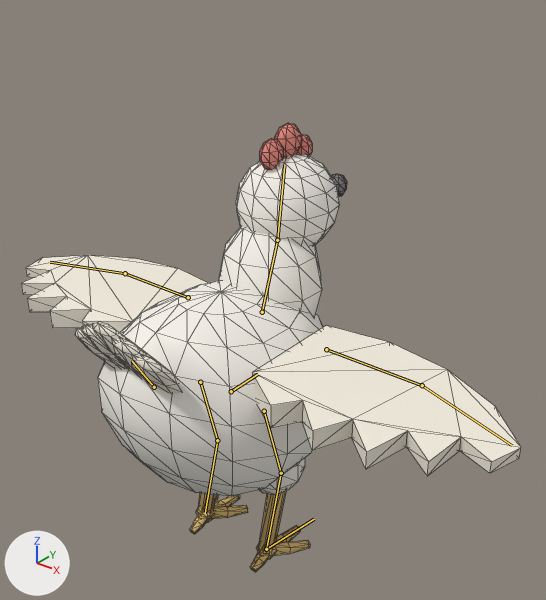
The glTF model assets/hen/hen.glb, before and after one commit.
Both versions are drawn from a camera (50 mm lens) standing at (1.74, -1.91, 2.46) and looking at (0.09, 0.15, 1.18). Arrows for +X, +Y and +Z are at lower left; the lights stay in place. The older version comes first. The bones that change, and the others that lie on the model, are drawn over the model as lines. Mesh edges are drawn as thin lines.

The first picture shows 'hen'.
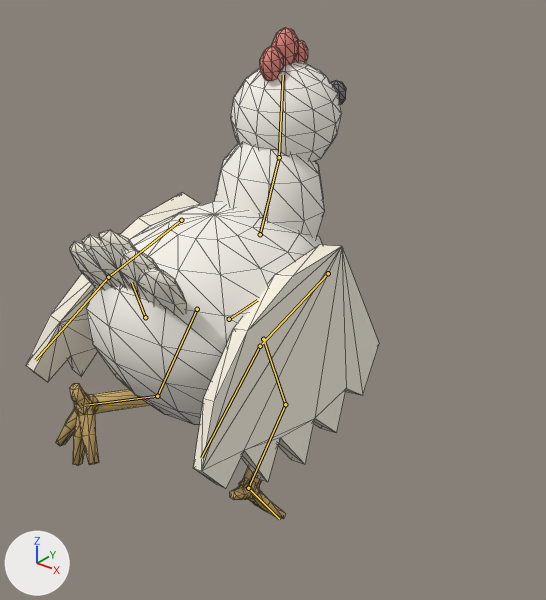
The newer file adds an action. The first version stands in its rest pose; the second is drawn at frame 6 of the action 'swim-loop'.

Location of each change, (x1, y1, x2, y2) in pixels of the pictures (546 x 600 px):
'hen', posed (29% narrower, 9% taller): before (21, 123, 521, 572); after (26, 28, 379, 519)
bone 'body', root to tip: before (231, 391) to (258, 374); after (229, 319) to (257, 300)
bone 'neck', root to tip: before (262, 312) to (277, 240); after (260, 234) to (279, 157)
bone 'head', root to tip: before (277, 240) to (284, 165); after (279, 157) to (283, 75)
bone 'tail', root to tip: before (154, 387) to (132, 361); after (145, 317) to (131, 282)
bone 'thigh_l', root to tip: before (200, 382) to (217, 440); after (197, 309) to (157, 396)
bone 'shin_l', root to tip: before (217, 440) to (205, 513); after (157, 396) to (85, 405)
bone 'thigh_r', root to tip: before (264, 411) to (281, 473); after (263, 339) to (285, 404)
bone 'shin_r', root to tip: before (281, 473) to (266, 549); after (285, 404) to (248, 488)
bone 'foot_r', root to tip: before (266, 549) to (314, 519); after (248, 488) to (279, 519)
bone 'wing_l', root to tip: before (188, 297) to (125, 273); after (181, 220) to (108, 277)
bone 'wing_r', root to tip: before (326, 349) to (422, 385); after (328, 273) to (260, 346)

The change in detail:
Bone 'body' (bone_body) moves from (0.0, 0.0, 0.0) to (0.0, 0.0, 0.327).
Bone 'body' (bone_body) turns from (0, 0, 0) to (6, 3, 0) degrees about its own x, y and z.
Bone 'neck' (bone_neck) turns from (0, 0, 0) to (-5, 0, 0) degrees about its own x, y and z.
Bone 'head' (bone_head) turns from (0, 0, 0) to (6, 10, 2) degrees about its own x, y and z.
Bone 'tail' (bone_tail) turns from (0, 0, 0) to (-15, 5, -6) degrees about its own x, y and z.
Bone 'thigh_l' (bone_thigh_l) turns from (0, 0, 0) to (-60, 1, -2) degrees about its own x, y and z.
Bone 'shin_l' (bone_shin_l) turns from (0, 0, 0) to (-41, 0, 0) degrees about its own x, y and z.
Bone 'thigh_r' (bone_thigh_r) turns from (0, 0, 0) to (-2, -1, -3) degrees about its own x, y and z.
Bone 'shin_r' (bone_shin_r) turns from (0, 0, 0) to (-29, 0, 0) degrees about its own x, y and z.
Bone 'foot_r' (bone_foot_r) turns from (0, 0, 0) to (-19, 0, 0) degrees about its own x, y and z.
Bone 'wing_l' (bone_wing_l) turns from (0, 0, 0) to (37, -110, 53) degrees about its own x, y and z.
Bone 'wing_r' (bone_wing_r) turns from (0, 0, 0) to (37, 110, -53) degrees about its own x, y and z.
